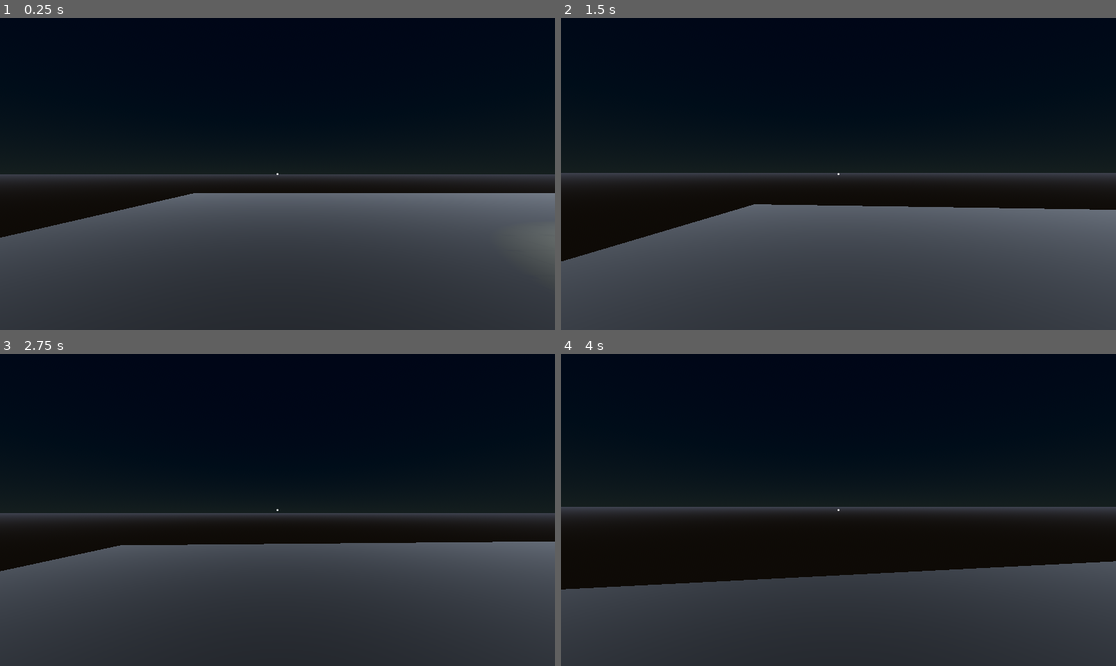
Above: before the commit, frames 1-4 (two rows, left to right).
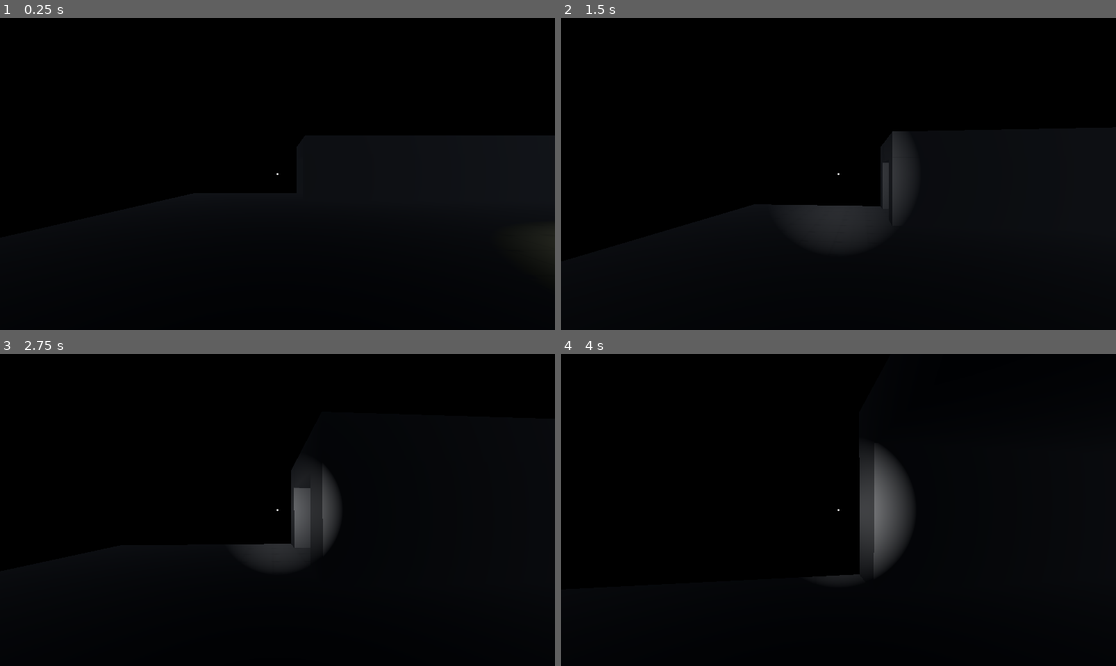
Above: after the commit, the same moments.

Repository: GabeeTheFinch/The-Airport
Game: Godot game, scene res://Maps/map_player_testing.tscn
Same seed, same stepped clock (60 frames per second), same inputs: the game is played once before the commit and once after it.
Inputs (mouse positions are in pixels of both pictures, inside the frame that each line leads up to):
- Up to frame 1 (0.25 s): no input
- Up to frame 2 (1.5 s): tap Enter at 0.5 s; move the mouse to (866, 174) at 0.52 s; hold W (Move_Forward) from 0.53 s (still down); tap F (Action_Flashlight, bound only after the commit) at 0.6 s; tap Space (Move_Jump) at 0.77 s; move the mouse to (810, 174) at 1.27 s; tap Ctrl (Action_Crouch) at 1.35 s
- Up to frame 3 (2.75 s): keep holding W (Move_Forward); tap Space (Move_Jump) at 1.52 s; tap F (Action_Flashlight, bound only after the commit) at 1.55, 2.3 s; move the mouse to (288, 503) at 2.02 s; hold Shift (Action_Sprint) from 2.03 s (still down)
- Up to frame 4 (4 s): keep holding W (Move_Forward); move the mouse to (832, 516) at 2.77 s; release Shift (Action_Sprint) at 2.78 s; tap F (Action_Flashlight, bound only after the commit) at 2.85, 3.6 s; tap Space (Move_Jump) at 3.02, 3.77 s; move the mouse to (877, 513) at 3.52 s

The runs differ from the first frame. In frame 1, 67% of the frame differs, in the area x 0-100%, y 5-100%; in frame 2, 64%; in frame 3, 56%; in frame 4, 50%.

Commit message:
Added a basic flashlight and sounds

Diff:
--- a/Maps/map_player_testing.tscn
+++ b/Maps/map_player_testing.tscn
@@ -1,10 +1,12 @@
-[gd_scene load_steps=13 format=3 uid="uid://cew42ue1r4fb2"]
+[gd_scene load_steps=17 format=3 uid="uid://cew42ue1r4fb2"]
 
 [ext_resource type="Script" path="res://Maps/map_player_testing.gd" id="1_2w811"]
 [ext_resource type="PackedScene" uid="uid://h7c2nipeg7wv" path="res://Player/player.tscn" id="1_fb1a0"]
 [ext_resource type="Material" uid="uid://dd4xwrwmwhmmj" path="res://Materials/Placeholders/PlaceHolder_material_1.tres" id="2_e2wn6"]
 [ext_resource type="Material" uid="uid://b24kr425h1i46" path="res://Materials/Placeholders/PlaceHolder_material_2.tres" id="2_qhr7c"]
 [ext_resource type="PackedScene" uid="uid://dbuulp5flt325" path="res://Lights/spotlight_broken.tscn" id="4_7qvw8"]
+[ext_resource type="AudioStream" uid="uid://b2xuimwvwlttu" path="res://Maps/Audio/AmbientTest2.WAV" id="5_svmji"]
+[ext_resource type="Texture2D" uid="uid://boawjvpufjqng" path="res://Player/Light_texture.png" id="7_h3qbo"]
 
 [sub_resource type="ProceduralSkyMaterial" id="ProceduralSkyMaterial_gbb74"]
 sky_top_color = Color(0, 0.12549, 0.278431, 1)
@@ -16,13 +18,16 @@
 sky_material = SubResource("ProceduralSkyMaterial_gbb74")
 
 [sub_resource type="Environment" id="Environment_w0it4"]
-background_mode = 2
-background_energy_multiplier = 0.4
+background_mode = 1
+background_energy_multiplier = 16.0
 sky = SubResource("Sky_jjufu")
+ambient_light_energy = 16.0
 reflected_light_source = 1
 tonemap_mode = 2
 tonemap_white = 6.0
+ssao_enabled = true
 fog_enabled = true
+fog_light_color = Color(0.121569, 0.133333, 0.156863, 1)
 fog_sun_scatter = 0.3
 fog_density = 0.04
 fog_sky_affect = 0.5
@@ -38,6 +43,11 @@
 
 [sub_resource type="BoxMesh" id="BoxMesh_8smif"]
 size = Vector3(4.1, 0.29, 1)
+
+[sub_resource type="BoxMesh" id="BoxMesh_16ecw"]
+
+[sub_resource type="BoxShape3D" id="BoxShape3D_uqf0y"]
+size = Vector3(16, 4.9, 1)
 
 [node name="Map_PlayerTesting" type="Node"]
 process_mode = 3
@@ -116,6 +126,57 @@
 
 [node name="Player" parent="Node" instance=ExtResource("1_fb1a0")]
 transform = Transform3D(1, 0, 0, 0, 1, 0, 0, 0, 1, -9.5, 1, 0)
+FlashLight_Intensity = 10.0
+
+[node name="DarkHallway" type="Node3D" parent="Node"]
+transform = Transform3D(1, 0, 0, 0, 1, 0, 0, 0, 1, 0, 0.5, -15.5)
+
+[node name="StaticBody3D" type="StaticBody3D" parent="Node/DarkHallway"]
+
+[node name="MeshInstance3D" type="MeshInstance3D" parent="Node/DarkHallway/StaticBody3D"]
+transform = Transform3D(16, 0, 0, 0, 2.6, 0, 0, 0, 1, 0, 0.8, 0)
+mesh = SubResource("BoxMesh_16ecw")
+
+[node name="CollisionShape3D" type="CollisionShape3D" parent="Node/DarkHallway/StaticBody3D"]
+transform = Transform3D(1, 0, 0, 0, 1, 0, 0, 0, 1, 0, 0.8, 0)
+shape = SubResource("BoxShape3D_uqf0y")
+
+[node name="StaticBody3D2" type="StaticBody3D" parent="Node/DarkHallway"]
+transform = Transform3D(1, 0, 0, 0, 1, 0, 0, 0, 1, 0, 0, 3.9)
+
+[node name="MeshInstance3D" type="MeshInstance3D" parent="Node/DarkHallway/StaticBody3D2"]
+transform = Transform3D(16, 0, 0, 0, 2.6, 0, 0, 0, 1, 0, 0.8, 0)
+mesh = SubResource("BoxMesh_16ecw")
+
+[node name="CollisionShape3D" type="CollisionShape3D" parent="Node/DarkHallway/StaticBody3D2"]
+transform = Transform3D(1, 0, 0, 0, 1, 0, 0, 0, 1, 0, 0.8, 0)
+shape = SubResource("BoxShape3D_uqf0y")
+
+[node name="StaticBody3D3" type="StaticBody3D" parent="Node/DarkHallway"]
+transform = Transform3D(-4.37114e-08, 0, -1, 0, 1, 0, 1, 0, -4.37114e-08, 8.5, 0, 1.7)
+
+[node name="MeshInstance3D" type="MeshInstance3D" parent="Node/DarkHallway/StaticBody3D3"]
+transform = Transform3D(16, 0, 0, 0, 2.6, 0, 0, 0, 1, 0, 0.8, 0)
+mesh = SubResource("BoxMesh_16ecw")
+
+[node name="CollisionShape3D" type="CollisionShape3D" parent="Node/DarkHallway/StaticBody3D3"]
+transform = Transform3D(1, 0, 0, 0, 1, 0, 0, 0, 1, 0, 0.8, 0)
+shape = SubResource("BoxShape3D_uqf0y")
+
+[node name="StaticBody3D4" type="StaticBody3D" parent="Node/DarkHallway"]
+transform = Transform3D(-1, 4.37114e-08, 4.37114e-08, -4.37114e-08, -4.37114e-08, -1, -4.37114e-08, -1, 4.37114e-08, -9.53674e-07, 2.6, 2.7)
+
+[node name="MeshInstance3D" type="MeshInstance3D" parent="Node/DarkHallway/StaticBody3D4"]
+transform = Transform3D(16, 0, 1.64203e-15, 0, 4.94, 0, 2.62725e-14, 0, 1, -2.27374e-13, 0.8, 0)
+mesh = SubResource("BoxMesh_16ecw")
+
+[node name="CollisionShape3D" type="CollisionShape3D" parent="Node/DarkHallway/StaticBody3D4"]
+transform = Transform3D(1, 0, 1.64203e-15, 0, 1, 0, 1.64203e-15, 0, 1, 0, 0.75, 0)
+shape = SubResource("BoxShape3D_uqf0y")
+
+[node name="AudioStreamPlayer" type="AudioStreamPlayer" parent="Node"]
+stream = ExtResource("5_svmji")
+autoplay = true
 
 [node name="Spotlight_Broken" parent="." instance=ExtResource("4_7qvw8")]
 light_color = Color(1, 1, 0.737255, 1)
@@ -127,3 +188,15 @@
 MAX_OFF_TIME = 0.5
 MAX_ON_TIME = 30.0
 MIN_ON_TIME = 20.0
+
+[node name="SpotLight3D" type="SpotLight3D" parent="."]
+transform = Transform3D(1, 0, 0, 0, 1, 0, 0, 0, 1, 0, 1.3, 0)
+light_energy = 10.0
+light_indirect_energy = 0.0
+light_projector = ExtResource("7_h3qbo")
+shadow_enabled = true
+editor_only = true
+spot_range = 37.3
+spot_attenuation = 1.03526
+spot_angle = 21.2134
+spot_angle_attenuation = 6.72716
--- a/Player/player.gd
+++ b/Player/player.gd
@@ -7,14 +7,18 @@
 @export var Sensitivity: float = 0.1
 @export var Controller_Sensitivity: float = 5
 @export var Acceleration: float = 20
+@export var FlashLight_Intensity: float = 1
 
 @export var sprint_enabled: bool = true
 @export var crouch_enabled: bool = true
+@export var flashight_enabled: bool = true
 
 @onready var neck := $Neck
 @onready var camera := $Neck/Camera3D
 @onready var body := $MeshInstance3D
 @onready var collision := $CollisionShape3D
+@onready var Flashlight := $Neck/Camera3D/SpotLight3D
+@onready var FlashlightAudio := $Neck/Camera3D/AudioStreamPlayer
 @onready var world: SceneTree = get_tree()
 
 # Get the gravity from the project settings to be synced with RigidDynamicBody nodes.
@@ -25,12 +29,14 @@
 var SPEED: float = BASE_SPEED
 var camera_fov_extents: Array[float] = [75.0, 85.0, 60]
 var look_dir: Vector2
+var IsLightOn: bool = false
 
 func _ready():
 	Input.set_mouse_mode(Input.MOUSE_MODE_CAPTURED)
 
 
 func _physics_process(delta):
+
 	if not is_on_floor():
 		velocity.y -= gravity * delta
 	if Input.get_mouse_mode() == Input.MOUSE_MODE_CAPTURED: _handle_joypad_camera_rotation(delta)
@@ -50,6 +56,16 @@
 	var input_dir: Vector2 = Input.get_vector("Move_Left", "Move_Right", "Move_Forward", "Move_Backward")
 	var _forward: Vector3 = camera.global_transform.basis * Vector3(input_dir.x, 0, input_dir.y)
 	var direction: Vector3 = Vector3(_forward.x, 0, _forward.z).normalized()
+
+	if Input.is_action_just_pressed("Action_Flashlight") and flashight_enabled:
+		if !IsLightOn:
+			FlashlightAudio.play()
+			Flashlight.light_energy = FlashLight_Intensity
+			IsLightOn = true
+		else:
+			FlashlightAudio.play()
+			Flashlight.light_energy = 0
+			IsLightOn = false
 
 	if Input.is_action_pressed("Move_Jump") and is_on_floor():
 		velocity.y += JUMP_VELOCITY
--- a/Player/player.tscn
+++ b/Player/player.tscn
@@ -1,6 +1,8 @@
-[gd_scene load_steps=8 format=3 uid="uid://h7c2nipeg7wv"]
+[gd_scene load_steps=10 format=3 uid="uid://h7c2nipeg7wv"]
 
 [ext_resource type="Script" path="res://Player/player.gd" id="1_7ut02"]
+[ext_resource type="AudioStream" uid="uid://b6yejxl8xlko5" path="res://Player/audio/FlashLightSound.WAV" id="2_0d2dr"]
+[ext_resource type="Texture2D" uid="uid://boawjvpufjqng" path="res://Player/Light_texture.png" id="2_65jfx"]
 [ext_resource type="Texture2D" uid="uid://byj5ah5ocfno1" path="res://Player/Crosshair/crosshair001.png" id="2_k010m"]
 
 [sub_resource type="CapsuleMesh" id="CapsuleMesh_26458"]
@@ -106,6 +108,20 @@
 "": SubResource("AnimationLibrary_5i1a6")
 }
 
+[node name="AudioStreamPlayer" type="AudioStreamPlayer" parent="Neck/Camera3D"]
+stream = ExtResource("2_0d2dr")
+
+[node name="SpotLight3D" type="SpotLight3D" parent="Neck/Camera3D"]
+light_energy = 0.0
+light_indirect_energy = 0.0
+light_volumetric_fog_energy = 0.0
+light_projector = ExtResource("2_65jfx")
+shadow_enabled = true
+spot_range = 37.3
+spot_attenuation = 1.04
+spot_angle = 21.2134
+spot_angle_attenuation = 6.73
+
 [node name="HUD" type="Camera2D" parent="."]
 
 [node name="Crosshair" type="Sprite2D" parent="HUD"]
--- a/project.godot
+++ b/project.godot
@@ -95,3 +95,8 @@
 "events": [Object(InputEventJoypadMotion,"resource_local_to_scene":false,"resource_name":"","device":-1,"axis":3,"axis_value":1.0,"script":null)
 ]
 }
+Action_Flashlight={
+"deadzone": 0.5,
+"events": [Object(InputEventKey,"resource_local_to_scene":false,"resource_name":"","device":-1,"window_id":0,"alt_pressed":false,"shift_pressed":false,"ctrl_pressed":false,"meta_pressed":false,"pressed":false,"keycode":0,"physical_keycode":70,"key_label":0,"unicode":102,"echo":false,"script":null)
+]
+}
Not shown, added: Maps/Audio/AmbientTest2.WAV.import
Binary file added: Player/Light_texture.png
Not shown, added: Player/Light_texture.png.import
Not shown, added: Player/audio/FlashLightSound.WAV.import
Not shown, added: Maps/Audio/AmbientTest2.WAV
Not shown, added: Player/audio/FlashLightSound.WAV
